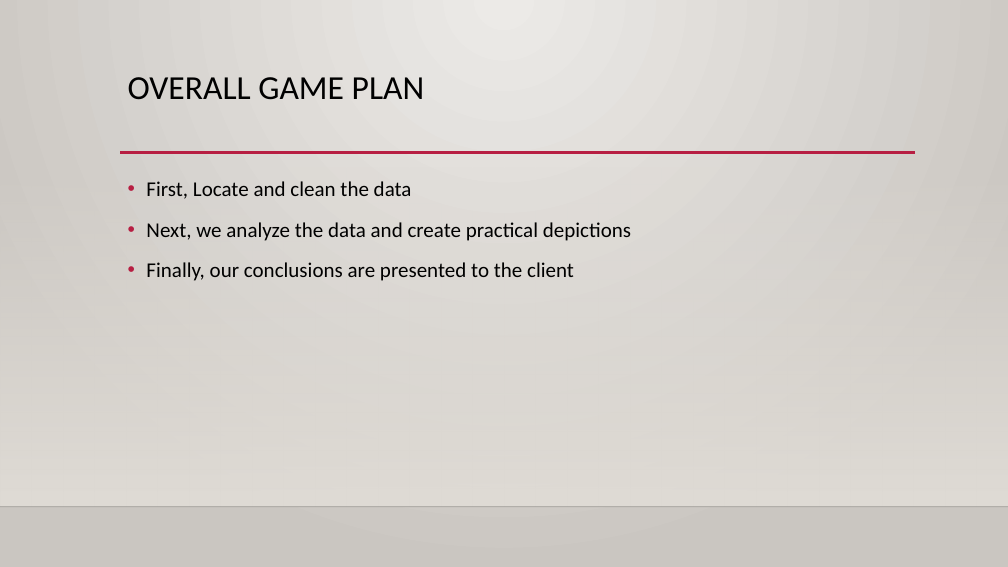
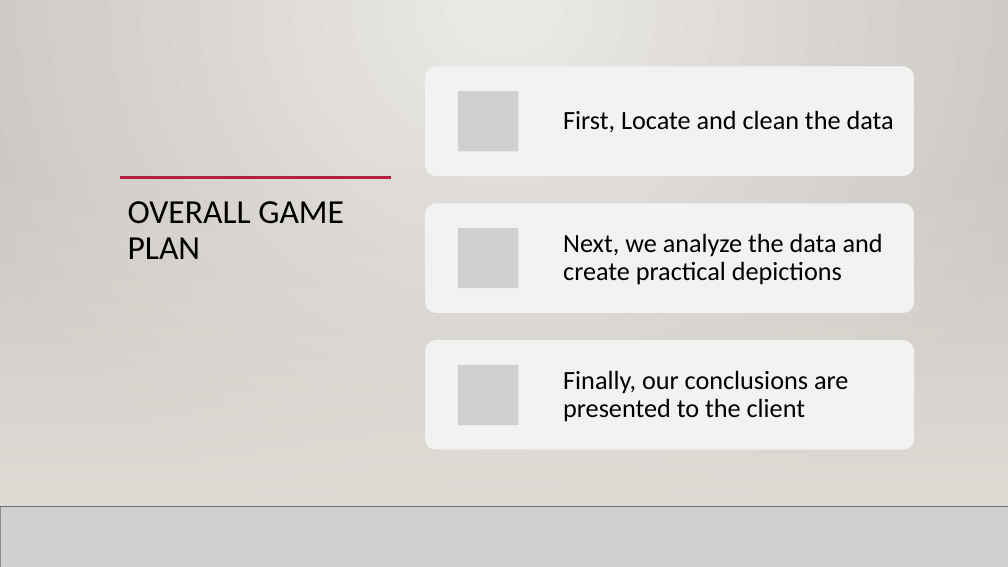
Before and after one commit to scavazos4/Project_One, a slide deck: slide 4 of Sacramento Real Estate.pptx. Drawn at 1008x567 pixels with LibreOffice and Linux fonts; fonts in the diff are those of the drawing; grey boxes stand for pictures; background and template pictures are left out. Boxes give left, top, right and bottom in pixels: in the first picture for what was removed or moved away, otherwise in the second. Text is boxed around its words. In the diff, an @@ line names an element or a change of style, - is before the commit and + after.

```diff
--- a/Sacramento Real Estate.pptx
+++ b/Sacramento Real Estate.pptx
@@ rectangle added at bbox=[0, 0, 1008, 567], fill gradient #ECEAE7 to #CAC7C1 @@
@@ rectangle added at bbox=[0, 167, 1008, 507], fill gradient #DFDBD5 @@
@@ line added from (120, 178) to (391, 178), #B71E42 2.5 pt @@
@@ title "OVERALL GAME PLAN" rewrapped from bbox=[128, 77, 425, 100] to bbox=[128, 201, 344, 259] @@
@@ text removed at bbox=[146, 181, 631, 281] @@
-• First, Locate and clean the data
-• Next, we analyze the data and create practical depictions
-• Finally, our conclusions are presented to the client
@@ group added at bbox=[425, 67, 914, 450]: 3 rounded rectangles, 3 pictures, 3 texts @@
+First, Locate and clean the data
+Next, we analyze the data and create practical depictions
+Finally, our conclusions are presented to the client
@@ picture added at bbox=[0, 507, 1008, 567] @@
@@ line added from (0, 507) to (1008, 507), #000001 1 pt @@
```
Also in this commit, not shown: 6 other slides changed, 2 slides added, 3 slides removed, 2 other files.
